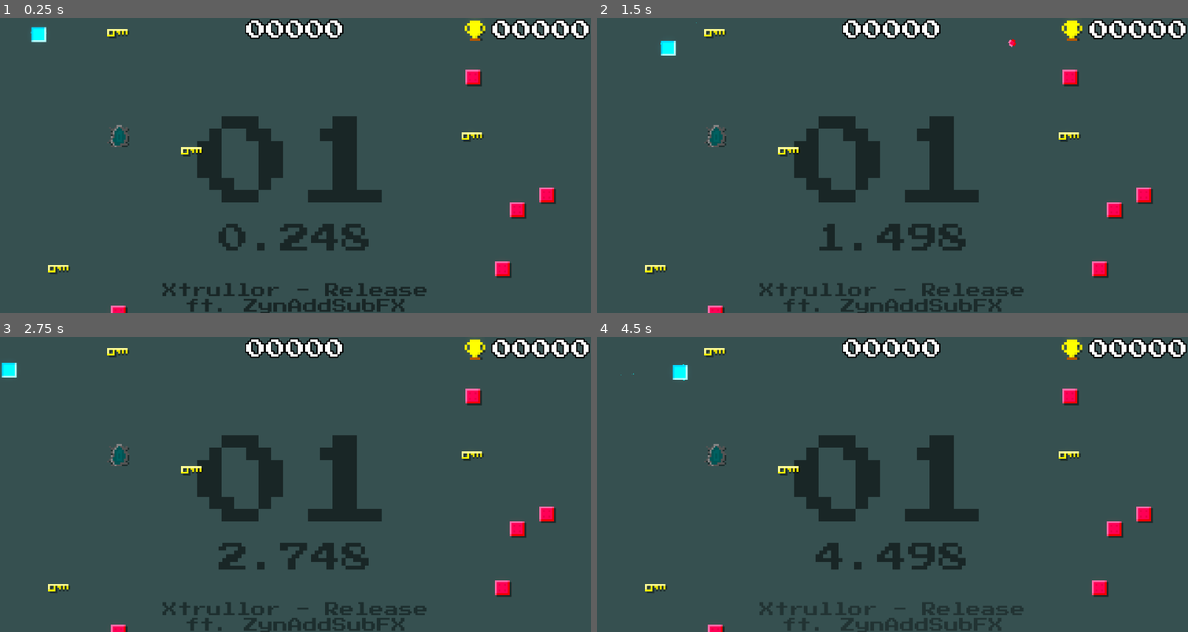
Above: before the commit, frames 1-4 (two rows, left to right).
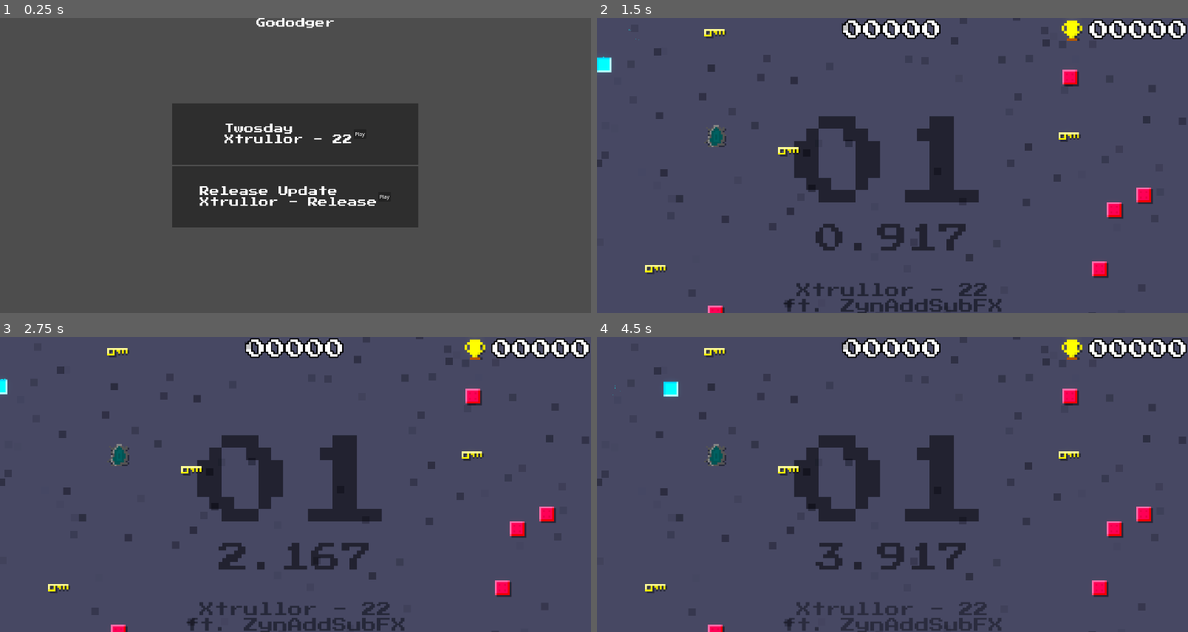
Above: after the commit, the same moments.

Repository: veprogames/gododger
Game: Godot game, scene res://mainmenu/main_menu.tscn
Two runs of this game, one before a commit and one after it. Both use one fixed random seed, a clock stepped at 60 frames per second and the inputs below. Before the commit the project starts from res://level/levels/level_xtrullor_release.tscn.
Inputs (mouse positions are in pixels of both pictures, inside the frame that each line leads up to):
- Up to frame 1 (0.25 s): no input
- Up to frame 2 (1.5 s): click (957, 133) at 0.5 s, where only the run after the commit has a clickable "Play"; move the mouse to (922, 165) at 1.27 s
- Up to frame 3 (2.75 s): move the mouse to (265, 484) at 2.02 s
- Up to frame 4 (4.5 s): move the mouse to (904, 478) at 2.77 s; move the mouse to (886, 490) at 3.52 s; move the mouse to (933, 487) at 4.27 s

The runs differ from the first frame. In frame 1, 20% of the frame differs, in the area x 5-100%, y 0-100%; in frame 2, 3.2%; in frame 3, 2.7%; in frame 4, 3.0%.

Commit message:
main menu, level select

Diff:
--- a/behavior/shoot/shoot_behavior.tscn
+++ b/behavior/shoot/shoot_behavior.tscn
@@ -1,7 +1,6 @@
-[gd_scene load_steps=3 format=3 uid="uid://c4daj36345q20"]
+[gd_scene load_steps=2 format=3 uid="uid://c4daj36345q20"]
 
 [ext_resource type="PackedScene" uid="uid://ct455iucw4404" path="res://behavior/behavior.tscn" id="1_lfs4d"]
-[ext_resource type="Script" path="res://behavior/shoot/shoot_behavior.gd" id="2_mqd7e"]
 
 [node name="ShootBehavior" instance=ExtResource("1_lfs4d")]
-script = ExtResource("2_mqd7e")
+script = null
--- a/level/level.gd
+++ b/level/level.gd
@@ -81,7 +81,7 @@
 func _input(event: InputEvent) -> void:
 	var ev := event as InputEventKey
 	if ev and ev.pressed and ev.keycode == KEY_ESCAPE:
-		get_tree().quit()
+		get_tree().change_scene_to_file("res://mainmenu/main_menu.tscn")
 
 
 func _on_timer_restart_timeout() -> void:
--- a/level/level_data.gd
+++ b/level/level_data.gd
@@ -1,6 +1,12 @@
 class_name LevelData
 extends Resource
 
+## amount of total highscore required
+@export var requirement: int
 @export var id: String
 @export var title: String
-@export var scene: PackedScene
+@export var song: String
+@export_file("*.tscn") var scene_path: String
+
+func is_unlocked() -> bool:
+	return Global.get_total_score() >= requirement
--- a/level/levels/xtrullor22.tres
+++ b/level/levels/xtrullor22.tres
@@ -1,10 +1,11 @@
-[gd_resource type="Resource" script_class="LevelData" load_steps=3 format=3 uid="uid://csemitroqxfkg"]
+[gd_resource type="Resource" script_class="LevelData" load_steps=2 format=3 uid="uid://csemitroqxfkg"]
 
 [ext_resource type="Script" path="res://level/level_data.gd" id="1_ngyne"]
-[ext_resource type="PackedScene" uid="uid://b2nlenin7f3m" path="res://level/level.tscn" id="1_xw2h0"]
 
 [resource]
 script = ExtResource("1_ngyne")
+requirement = 0
 id = "xtrullor22"
-title = "Xtrullor - 22"
-scene = ExtResource("1_xw2h0")
+title = "Twosday"
+song = "Xtrullor - 22"
+scene_path = "res://level/levels/level_xtrullor_22.tscn"
--- a/level/levels/xtrullor_release.tres
+++ b/level/levels/xtrullor_release.tres
@@ -1,10 +1,11 @@
-[gd_resource type="Resource" script_class="LevelData" load_steps=3 format=3 uid="uid://clgq7odsqhqcn"]
+[gd_resource type="Resource" script_class="LevelData" load_steps=2 format=3 uid="uid://clgq7odsqhqcn"]
 
-[ext_resource type="PackedScene" uid="uid://b2nlenin7f3m" path="res://level/level.tscn" id="1_dcdih"]
 [ext_resource type="Script" path="res://level/level_data.gd" id="2_i543k"]
 
 [resource]
 script = ExtResource("2_i543k")
+requirement = 0
 id = "xtrullor_release"
-title = "Xtrullor - Release"
-scene = ExtResource("1_dcdih")
+title = "Release Update"
+song = "Xtrullor - Release"
+scene_path = "res://level/levels/level_xtrullor_release.tscn"
--- /dev/null
+++ b/mainmenu/main_menu.tscn
@@ -0,0 +1,40 @@
+[gd_scene load_steps=4 format=3 uid="uid://bocgebmg4lvr2"]
+
+[ext_resource type="PackedScene" uid="uid://0fqtkl81e2hk" path="res://ui/ui_level.tscn" id="1_ocp4w"]
+[ext_resource type="Resource" uid="uid://csemitroqxfkg" path="res://level/levels/xtrullor22.tres" id="2_i2o40"]
+[ext_resource type="Resource" uid="uid://clgq7odsqhqcn" path="res://level/levels/xtrullor_release.tres" id="3_hkq5w"]
+
+[node name="MainMenu" type="Node2D"]
+
+[node name="CanvasLayer" type="CanvasLayer" parent="."]
+
+[node name="Label" type="Label" parent="CanvasLayer"]
+anchors_preset = 5
+anchor_left = 0.5
+anchor_right = 0.5
+offset_left = -128.0
+offset_right = 128.0
+offset_bottom = 35.0
+grow_horizontal = 2
+text = "Gododger"
+
+[node name="VBoxContainer" type="VBoxContainer" parent="CanvasLayer"]
+anchors_preset = 8
+anchor_left = 0.5
+anchor_top = 0.5
+anchor_right = 0.5
+anchor_bottom = 0.5
+offset_left = -20.0
+offset_top = -20.0
+offset_right = 20.0
+offset_bottom = 20.0
+grow_horizontal = 2
+grow_vertical = 2
+
+[node name="UILevel" parent="CanvasLayer/VBoxContainer" instance=ExtResource("1_ocp4w")]
+layout_mode = 2
+data = ExtResource("2_i2o40")
+
+[node name="UILevel2" parent="CanvasLayer/VBoxContainer" instance=ExtResource("1_ocp4w")]
+layout_mode = 2
+data = ExtResource("3_hkq5w")
--- a/project.godot
+++ b/project.godot
@@ -12,7 +12,7 @@
 
 config/name="Gododger"
 config/description="everyone likes to dodge the sound"
-run/main_scene="res://level/levels/level_xtrullor_release.tscn"
+run/main_scene="res://mainmenu/main_menu.tscn"
 config/features=PackedStringArray("4.0", "Forward Plus")
 config/icon="res://icon.svg"
 
@@ -33,6 +33,10 @@
 
 movie_writer/movie_file=".recording.avi"
 
+[gui]
+
+theme/custom="res://ui_theme.tres"
+
 [physics]
 
 common/physics_ticks_per_second=240
--- a/ui/ui.gd
+++ b/ui/ui.gd
@@ -10,7 +10,7 @@
 func _ready() -> void:
 	update_highscore(Global.get_highscore(level.get_id()))
 	label_level.text = "%02d" % (level.level + 1)
-	label_song.text = "%s\n%s" % [level.level_data.title, label_song.text]
+	label_song.text = "%s\n%s" % [level.level_data.song, label_song.text]
 	level.connect("level_changed", _on_level_changed)
 
 	var tween := create_tween()
--- /dev/null
+++ b/ui/ui_level.gd
@@ -0,0 +1,17 @@
+extends Control
+
+@export var data: LevelData
+
+@onready var label_title := $HBoxContainer/LabelTitle as Label
+@onready var button_play := $HBoxContainer/ButtonPlay as Button
+
+func _ready() -> void:
+	label_title.text = "%s\n%s" % [data.title, data.song]
+	button_play.visible = data.is_unlocked()
+
+func play() -> void:
+	if data.is_unlocked():
+		get_tree().change_scene_to_file(data.scene_path)
+
+func _on_button_play_pressed() -> void:
+	play()
--- /dev/null
+++ b/ui/ui_level.tscn
@@ -0,0 +1,41 @@
+[gd_scene load_steps=2 format=3 uid="uid://0fqtkl81e2hk"]
+
+[ext_resource type="Script" path="res://ui/ui_level.gd" id="1_cq7i3"]
+
+[node name="UILevel" type="Control"]
+clip_contents = true
+custom_minimum_size = Vector2(800, 200)
+layout_mode = 3
+anchors_preset = 0
+offset_right = 400.0
+offset_bottom = 200.0
+script = ExtResource("1_cq7i3")
+
+[node name="ColorRect" type="ColorRect" parent="."]
+layout_mode = 1
+anchors_preset = 15
+anchor_right = 1.0
+anchor_bottom = 1.0
+grow_horizontal = 2
+grow_vertical = 2
+color = Color(0, 0, 0, 0.392157)
+
+[node name="HBoxContainer" type="HBoxContainer" parent="."]
+layout_mode = 1
+anchors_preset = 15
+anchor_right = 1.0
+anchor_bottom = 1.0
+grow_horizontal = 2
+grow_vertical = 2
+alignment = 1
+
+[node name="LabelTitle" type="Label" parent="HBoxContainer"]
+layout_mode = 2
+text = "title"
+
+[node name="ButtonPlay" type="Button" parent="HBoxContainer"]
+layout_mode = 2
+size_flags_vertical = 4
+text = "Play"
+
+[connection signal="pressed" from="HBoxContainer/ButtonPlay" to="." method="_on_button_play_pressed"]
